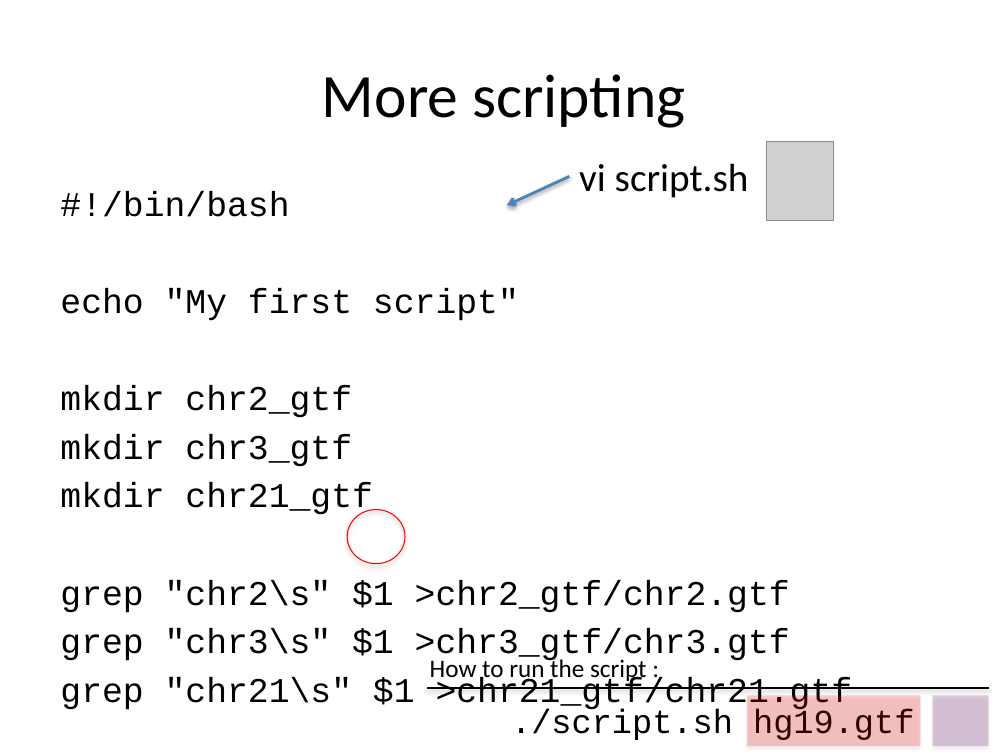
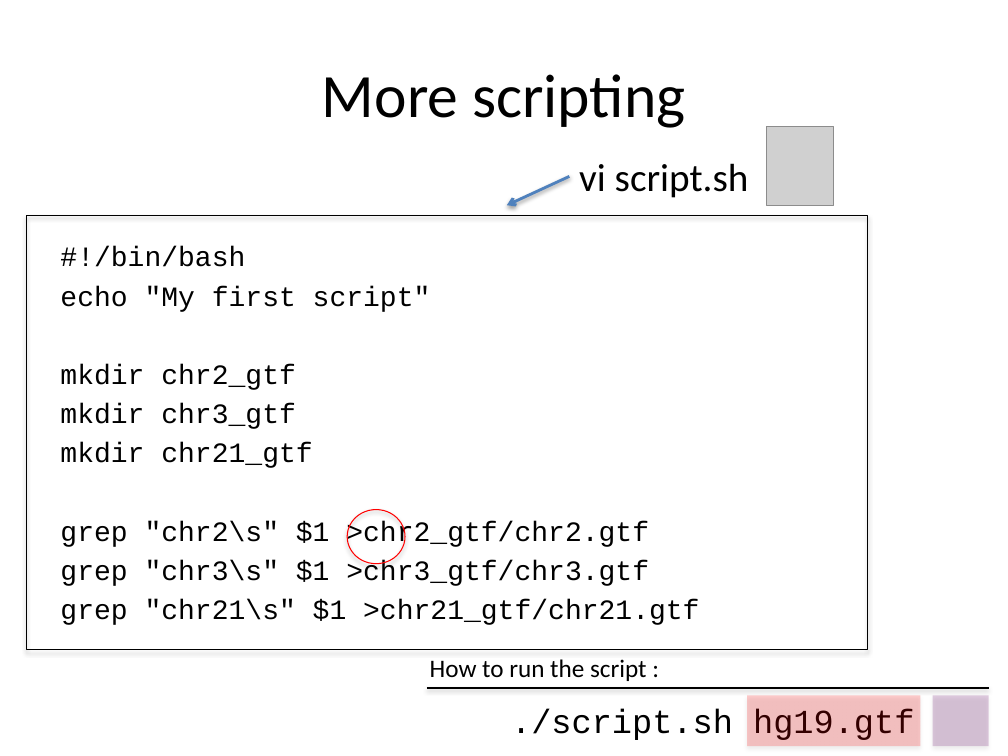
Before and after one commit to QCB-Collaboratory/W1.UNIX.command.line, a slide deck: slide 25 of workshop.slides/day3_Unix.pptx. Drawn at 1008x756 pixels with LibreOffice and Linux fonts; fonts in the diff are those of the drawing; grey boxes stand for pictures. Boxes give left, top, right and bottom in pixels: in the first picture for what was removed or moved away, otherwise in the second. Text is boxed around its words. In the diff, an @@ line names an element or a change of style, - is before the commit and + after.

```diff
--- a/workshop.slides/day3_Unix.pptx
+++ b/workshop.slides/day3_Unix.pptx
@@ picture: place and size @@
-picture at <box>767,142,835,221</box>
+picture at <box>767,127,835,206</box>
@@ rectangle added at <box>27,216,869,650</box>, outline #000000 0.75 pt @@
@@ text "#!/bin/bash": place and size @@
-text "#!/bin/bash" at <box>60,191,853,711</box>
+text "#!/bin/bash" at <box>60,247,699,625</box>
@@ text "#!/bin/bash" at <box>60,247,699,625</box>: size 24.8 to 20 pt @@
```
Also in this commit, not shown: 4 other slides changed, 1 slide removed, 4 other files.
